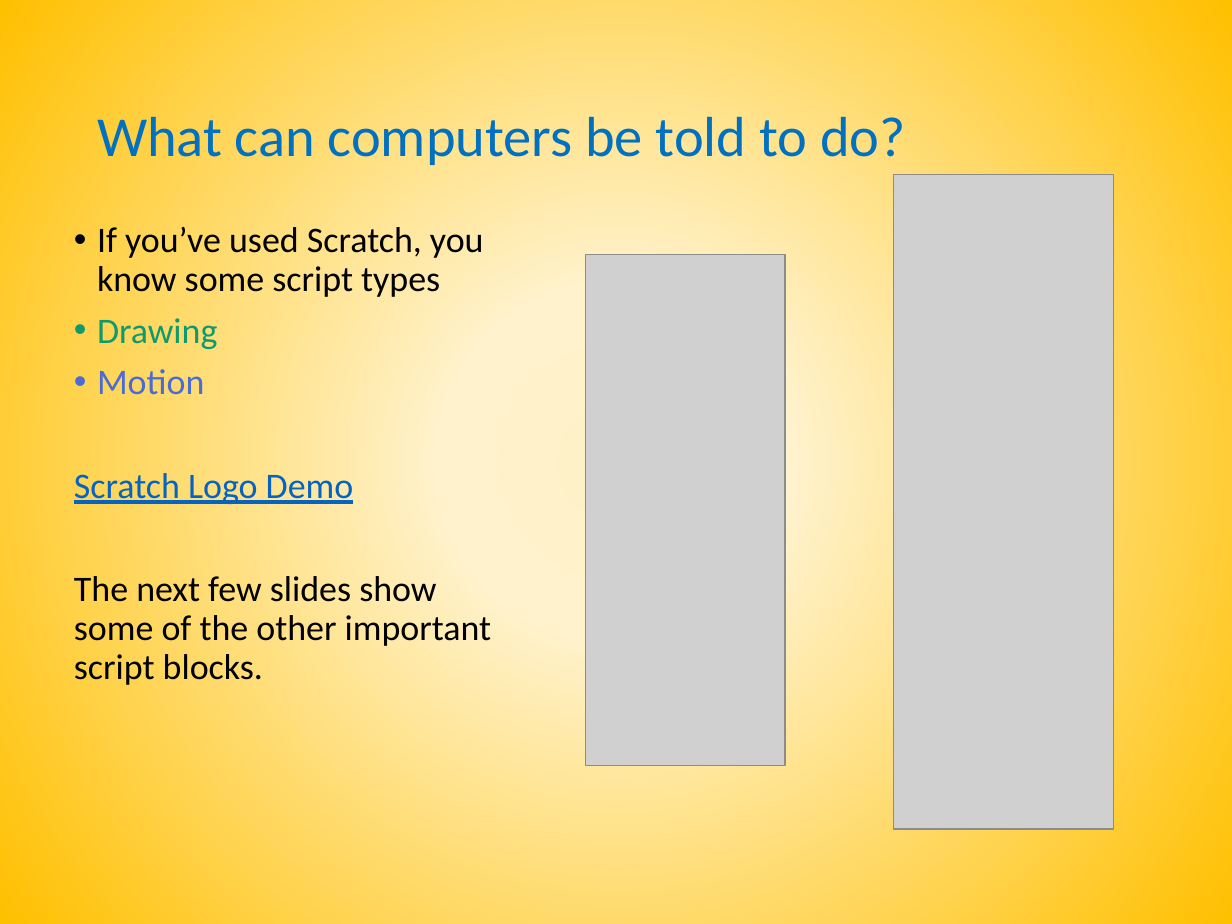
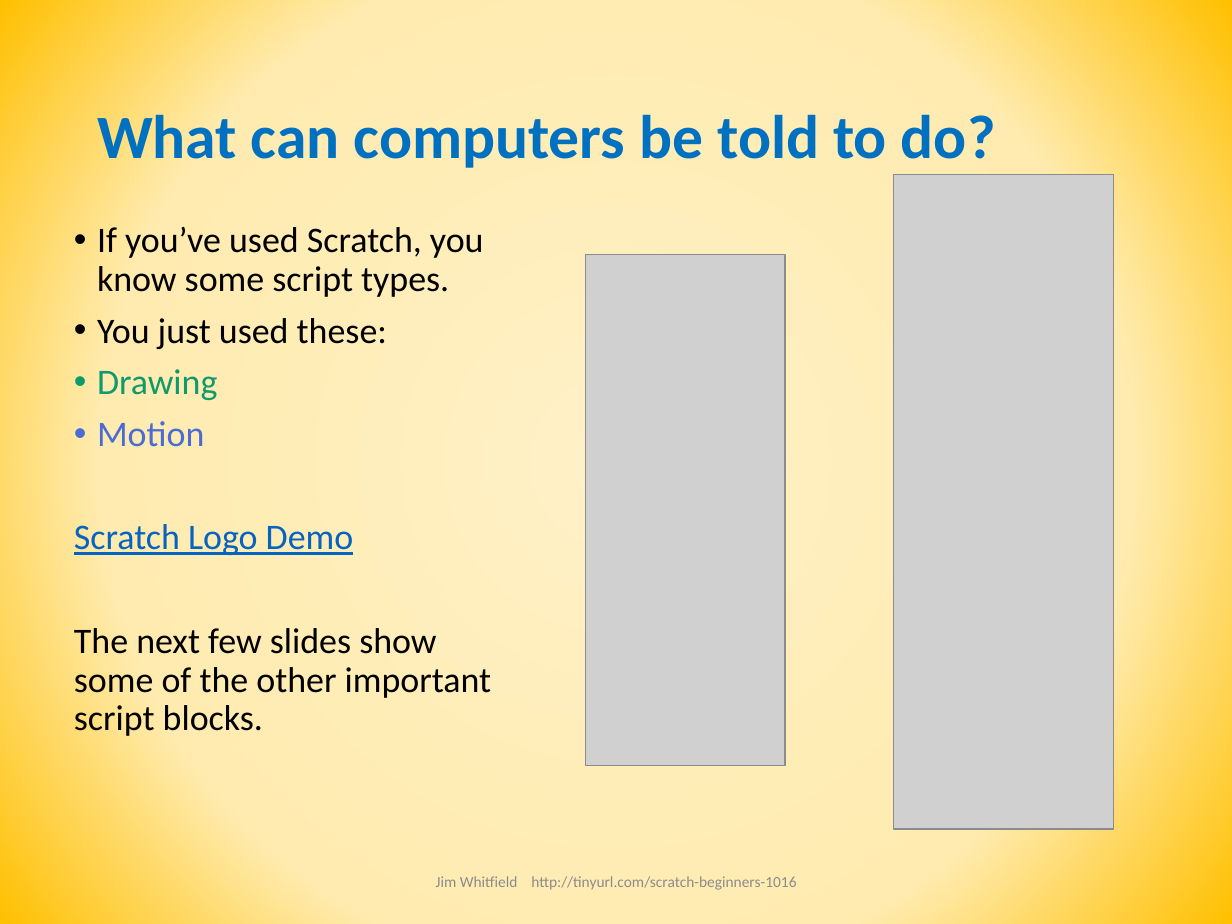
Before and after one commit to joedean/beginner-scratch, a slide deck: slide 5 of CoderDojo Beginner Scratch Session.pptx. Drawn at 1232x924 pixels with LibreOffice and Linux fonts; fonts in the diff are those of the drawing; grey boxes stand for pictures. Boxes give left, top, right and bottom in pixels: in the first picture for what was removed or moved away, otherwise in the second. Text is boxed around its words. In the diff, an @@ line names an element or a change of style, - is before the commit and + after.

```diff
--- a/CoderDojo Beginner Scratch Session.pptx
+++ b/CoderDojo Beginner Scratch Session.pptx
@@ background gradient #FFF1C7 to #FFF2CC to #FFC000 to gradient #FFF1C7 to #FFEBB0 to #FFC000 @@
@@ title "What can computers be told ..." at (x1=97, y1=107, x2=996, y2=173): size 33 to 36 pt, bold on @@
@@ text at (x1=97, y1=226, x2=484, y2=349): text changed @@
-• If you’ve used Scratch, you know some script types
+• If you’ve used Scratch, you know some script types.
+• You just used these:
@@ text added at (x1=436, y1=876, x2=796, y2=890), 9 pt, text #8C8C8C @@
+Jim Whitfield http://tinyurl.com/scratch-beginners-1016
```
Also in this commit, not shown: 24 other slides changed.
